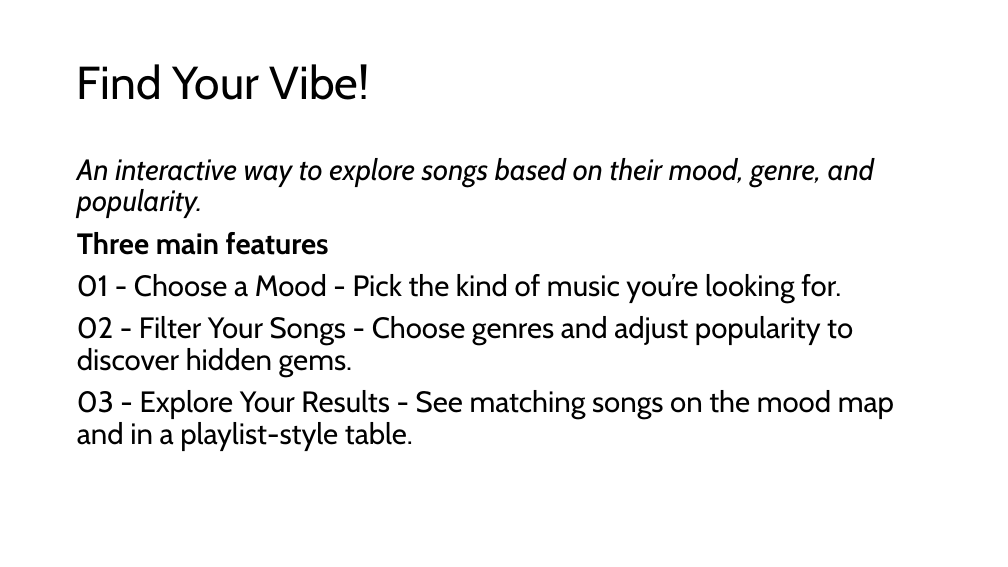
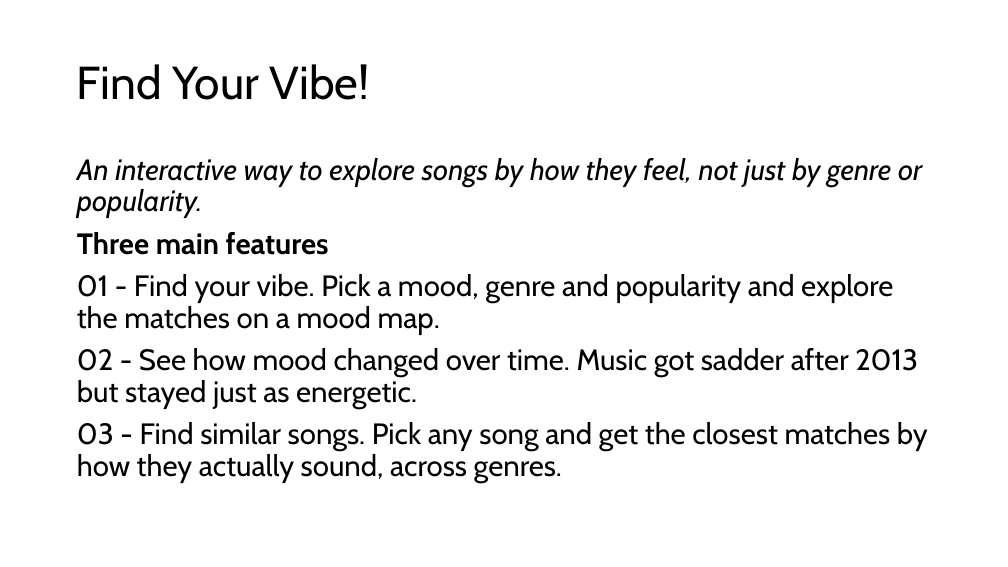
Before and after one commit to aayushimalhotra3/cmse830-midterm-project, a slide deck: slide 5 of submissions doc:non code/Midterm_Project_Draft_Presentation.pptx. Drawn at 1008x567 pixels with LibreOffice and Linux fonts; fonts in the diff are those of the drawing. Boxes give left, top, right and bottom in pixels: in the first picture for what was removed or moved away, otherwise in the second. Text is boxed around its words. In the diff, an @@ line names an element or a change of style, - is before the commit and + after.

```diff
--- a/submissions doc:non code/Midterm_Project_Draft_Presentation.pptx
+++ b/submissions doc:non code/Midterm_Project_Draft_Presentation.pptx
@@ text at <box>77,158,922,218</box>: text changed @@
-An interactive way to explore songs based on their mood, genre, and popularity.
+An interactive way to explore songs by how they feel, not just by genre or popularity.
@@ text at <box>77,274,928,483</box>: text changed @@
-01 - Choose a Mood - Pick the kind of music you’re looking for.
-02 - Filter Your Songs - Choose genres and adjust popularity to discover hidden gems.
-03 - Explore Your Results - See matching songs on the mood map and in a playlist-style table.
+01 - Find your vibe. Pick a mood, genre and popularity and explore the matches on a mood map.
+02 - See how mood changed over time. Music got sadder after 2013 but stayed just as energetic.
+03 - Find similar songs. Pick any song and get the closest matches by how they actually sound, across genres.
```
Also in this commit, not shown: 2 other slides changed, 1 slide added, 1 slide removed, 1 other file.
